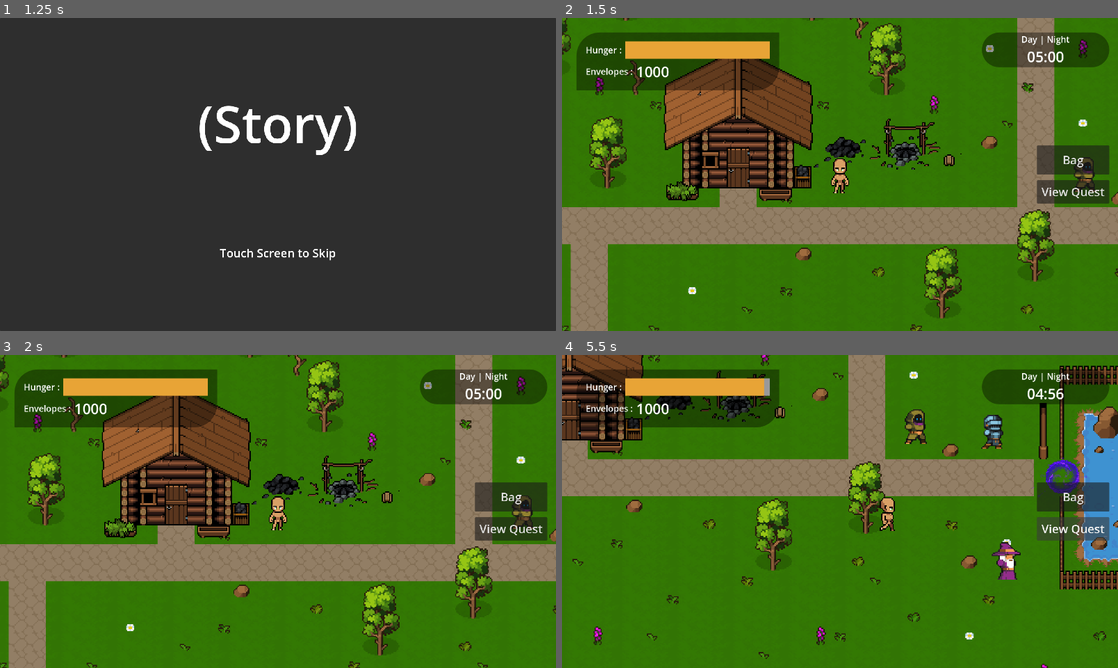
Above: before the commit, frames 1-4 (two rows, left to right).
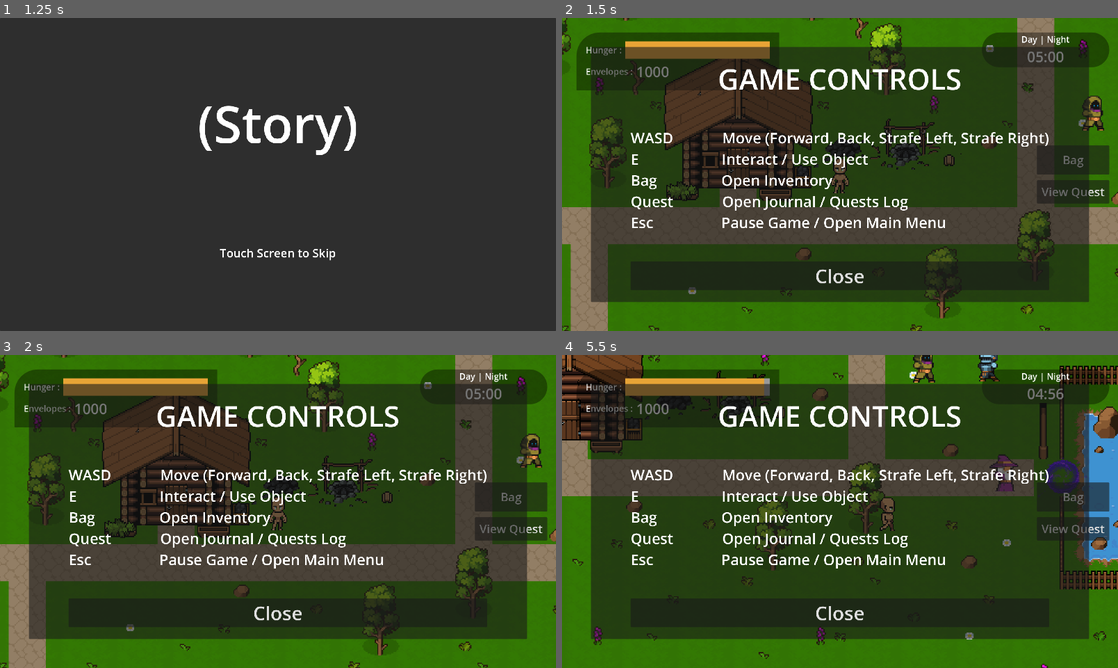
Above: after the commit, the same moments.

Repository: hoaxnt/envelhope-beta
Game: Godot game, scene res://Scenes/utils/main_menu.tscn
Same seed, same stepped clock (60 frames per second), same inputs: the game is played once before the commit and once after it.
Inputs (mouse positions are in pixels of both pictures, inside the frame that each line leads up to):
- Up to frame 1 (1.25 s): click "Continue" at 0.5 s
- Up to frame 2 (1.5 s): click (840, 174) at 1.25 s
- Up to frame 3 (2 s): no input
- Up to frame 4 (5.5 s): click "Bag" at 2 s; click "View Quest" at 2.75 s; hold Right (ui_right) 3.53-4.28 s; hold E (interact) 3.53-4.28 s; hold Down (ui_down) 4.28-5.03 s; tap E (interact) at 4.35, 5.3 s; hold Right (ui_right) from 5.03 s (still down); hold Shift from 5.03 s (still down)

Frame 1 is identical in both runs. In frame 2, 68% of the frame differs, in the area x 5-98%, y 9-91%; in frame 3, 68%; in frame 4, 70%, in the area x 5-95%, y 0-91%.

Commit message:
feat: added game controls

Diff:
--- a/Scenes/chapters/chapter_1.tscn
+++ b/Scenes/chapters/chapter_1.tscn
@@ -9,6 +9,7 @@
 [ext_resource type="PackedScene" uid="uid://cxvc8000q5li5" path="res://scenes/characters/npc_island/harvester.tscn" id="5_r7jkp"]
 [ext_resource type="Texture2D" uid="uid://dnhad78k1oqjp" path="res://assets/utils/portal.png" id="6_k2l3u"]
 [ext_resource type="PackedScene" uid="uid://c1n41auotc7uk" path="res://scenes/hud/hud.tscn" id="7_sx3b6"]
+[ext_resource type="PackedScene" uid="uid://nv8phd5kfc7" path="res://scenes/utils/tutorial.tscn" id="10_0ad4i"]
 
 [sub_resource type="CircleShape2D" id="CircleShape2D_k2l3u"]
 radius = 6.8259025
@@ -75,17 +76,18 @@
 
 [node name="Island" parent="." instance=ExtResource("2_2t2a1")]
 position = Vector2(1, 0)
+metadata/_edit_lock_ = true
 
 [node name="NPCs" type="Node2D" parent="."]
 
 [node name="Diver" parent="NPCs" instance=ExtResource("3_lhans")]
-position = Vector2(994, 248)
+position = Vector2(988, 190)
 
 [node name="Balancer" parent="NPCs" instance=ExtResource("4_gbphn")]
-position = Vector2(1004, 361)
+position = Vector2(1002, 285)
 
 [node name="Harvester" parent="NPCs" instance=ExtResource("5_r7jkp")]
-position = Vector2(926, 244)
+position = Vector2(933, 191)
 
 [node name="Player" parent="." instance=ExtResource("4_itjef")]
 position = Vector2(715, 245)
@@ -111,4 +113,7 @@
 [node name="Hud" parent="." instance=ExtResource("7_sx3b6")]
 visible = false
 
+[node name="Tutorial" parent="." instance=ExtResource("10_0ad4i")]
+visible = false
+
 [connection signal="body_entered" from="Portal" to="Portal" method="_on_body_entered"]
--- a/Scenes/characters/npc_island/balancer.tscn
+++ b/Scenes/characters/npc_island/balancer.tscn
@@ -50,3 +50,22 @@
 [node name="AnimatedSprite2D" type="AnimatedSprite2D" parent="."]
 sprite_frames = SubResource("SpriteFrames_mwkii")
 autoplay = "default"
+
+[node name="HeadText" type="Label" parent="."]
+visible = false
+anchors_preset = 8
+anchor_left = 0.5
+anchor_top = 0.5
+anchor_right = 0.5
+anchor_bottom = 0.5
+offset_left = -74.0
+offset_top = -36.645
+offset_right = 74.0
+offset_bottom = -13.645
+grow_horizontal = 2
+grow_vertical = 2
+theme_override_font_sizes/font_size = 9
+text = "npc"
+horizontal_alignment = 1
+vertical_alignment = 1
+metadata/_edit_lock_ = true
--- a/Scenes/characters/npc_island/diver.tscn
+++ b/Scenes/characters/npc_island/diver.tscn
@@ -4,7 +4,7 @@
 
 [sub_resource type="CapsuleShape2D" id="CapsuleShape2D_t5y5a"]
 radius = 14.0
-height = 34.0
+height = 38.0
 
 [sub_resource type="AtlasTexture" id="AtlasTexture_gy54b"]
 atlas = ExtResource("1_frnpe")
@@ -45,9 +45,29 @@
 [node name="Diver" type="CharacterBody2D" groups=["npcs"]]
 
 [node name="CollisionShape2D" type="CollisionShape2D" parent="."]
-position = Vector2(-1, 3)
+position = Vector2(1, 3)
 shape = SubResource("CapsuleShape2D_t5y5a")
 
 [node name="AnimatedSprite2D" type="AnimatedSprite2D" parent="."]
+scale = Vector2(-1, 1)
 sprite_frames = SubResource("SpriteFrames_hyevw")
 autoplay = "default"
+
+[node name="HeadText" type="Label" parent="."]
+visible = false
+anchors_preset = 8
+anchor_left = 0.5
+anchor_top = 0.5
+anchor_right = 0.5
+anchor_bottom = 0.5
+offset_left = -74.0
+offset_top = -36.645
+offset_right = 74.0
+offset_bottom = -13.645
+grow_horizontal = 2
+grow_vertical = 2
+theme_override_font_sizes/font_size = 9
+text = "npc"
+horizontal_alignment = 1
+vertical_alignment = 1
+metadata/_edit_lock_ = true
--- a/Scenes/characters/npc_island/harvester.tscn
+++ b/Scenes/characters/npc_island/harvester.tscn
@@ -51,3 +51,22 @@
 [node name="AnimatedSprite2D" type="AnimatedSprite2D" parent="."]
 sprite_frames = SubResource("SpriteFrames_d75tx")
 autoplay = "default"
+
+[node name="HeadText" type="Label" parent="."]
+visible = false
+anchors_preset = 8
+anchor_left = 0.5
+anchor_top = 0.5
+anchor_right = 0.5
+anchor_bottom = 0.5
+offset_left = -74.0
+offset_top = -36.645
+offset_right = 74.0
+offset_bottom = -13.645
+grow_horizontal = 2
+grow_vertical = 2
+theme_override_font_sizes/font_size = 9
+text = "npc"
+horizontal_alignment = 1
+vertical_alignment = 1
+metadata/_edit_lock_ = true
--- a/Scenes/characters/player.tscn
+++ b/Scenes/characters/player.tscn
@@ -293,7 +293,7 @@
 grow_horizontal = 2
 grow_vertical = 2
 theme_override_font_sizes/font_size = 9
-text = "Press 'E' to interact"
+text = "Interact [E]"
 horizontal_alignment = 1
 vertical_alignment = 1
 metadata/_edit_lock_ = true
--- /dev/null
+++ b/Scenes/utils/tutorial.tscn
@@ -0,0 +1,61 @@
+[gd_scene load_steps=2 format=3 uid="uid://nv8phd5kfc7"]
+
+[ext_resource type="Script" uid="uid://2hger73fibag" path="res://scripts/utils/tutorial.gd" id="1_g50l0"]
+
+[node name="Tutorial" type="CanvasLayer"]
+script = ExtResource("1_g50l0")
+
+[node name="MarginContainer" type="MarginContainer" parent="."]
+anchors_preset = 15
+anchor_right = 1.0
+anchor_bottom = 1.0
+grow_horizontal = 2
+grow_vertical = 2
+theme_override_constants/margin_left = 100
+theme_override_constants/margin_top = 100
+theme_override_constants/margin_right = 100
+theme_override_constants/margin_bottom = 100
+metadata/_edit_lock_ = true
+
+[node name="Panel" type="Panel" parent="MarginContainer"]
+layout_mode = 2
+metadata/_edit_lock_ = true
+
+[node name="HBoxContainer" type="HBoxContainer" parent="MarginContainer/Panel"]
+layout_mode = 1
+anchors_preset = 15
+anchor_right = 1.0
+anchor_bottom = 1.0
+grow_horizontal = 2
+grow_vertical = 2
+alignment = 1
+
+[node name="VBoxContainer" type="VBoxContainer" parent="MarginContainer/Panel/HBoxContainer"]
+layout_mode = 2
+theme_override_constants/separation = 100
+alignment = 1
+metadata/_edit_lock_ = true
+
+[node name="Label" type="Label" parent="MarginContainer/Panel/HBoxContainer/VBoxContainer"]
+layout_mode = 2
+theme_override_font_sizes/font_size = 100
+text = "GAME CONTROLS"
+horizontal_alignment = 1
+vertical_alignment = 1
+
+[node name="Label2" type="Label" parent="MarginContainer/Panel/HBoxContainer/VBoxContainer"]
+layout_mode = 2
+theme_override_font_sizes/font_size = 51
+text = "WASD             Move (Forward, Back, Strafe Left, Strafe Right)
+E	                      Interact / Use Object
+Bag	                 Open Inventory
+Quest             Open Journal / Quests Log
+Esc	                  Pause Game / Open Main Menu"
+vertical_alignment = 1
+
+[node name="Button" type="Button" parent="MarginContainer/Panel/HBoxContainer/VBoxContainer"]
+layout_mode = 2
+theme_override_font_sizes/font_size = 66
+text = "Close"
+
+[connection signal="pressed" from="MarginContainer/Panel/HBoxContainer/VBoxContainer/Button" to="." method="_on_button_pressed"]
--- a/Scripts/characters/player.gd
+++ b/Scripts/characters/player.gd
@@ -62,13 +62,21 @@
 	if body.is_in_group("npcs"):
 		current_npc = body
 		head_text.show()
-		print("Interacted with NPC: ", body.name)
+
+		var npc_label = body.get_node("HeadText")
+		if is_instance_valid(npc_label):
+			npc_label.show()
+			npc_label.text = body.name
 
 func _on_interaction_zone_body_exited(body):
 	if body == current_npc:
 		current_npc = null
 		head_text.hide()
 
+		var npc_label = body.get_node("HeadText")
+		if is_instance_valid(npc_label):
+			npc_label.hide()
+
 func _unhandled_input(event):
 	if event.is_action_pressed("interact") and current_npc:
 		head_text.hide()
--- /dev/null
+++ b/Scripts/utils/tutorial.gd
@@ -0,0 +1,6 @@
+extends CanvasLayer
+
+func _ready() -> void:
+	show()
+func _on_button_pressed() -> void:
+	hide()
Not shown: 1 places in Scenes/chapters/chapter_1.tscn that only renumber resources
Not shown, added: Scripts/utils/tutorial.gd.uid
